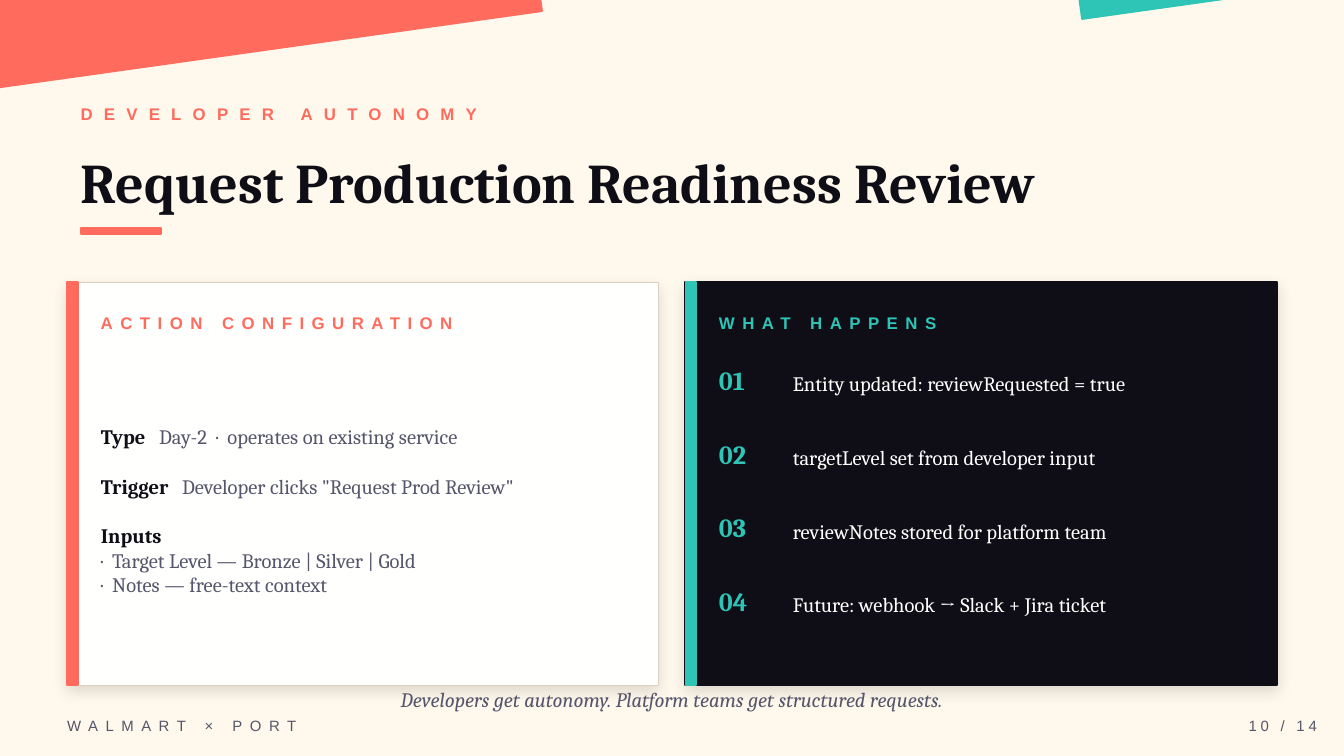
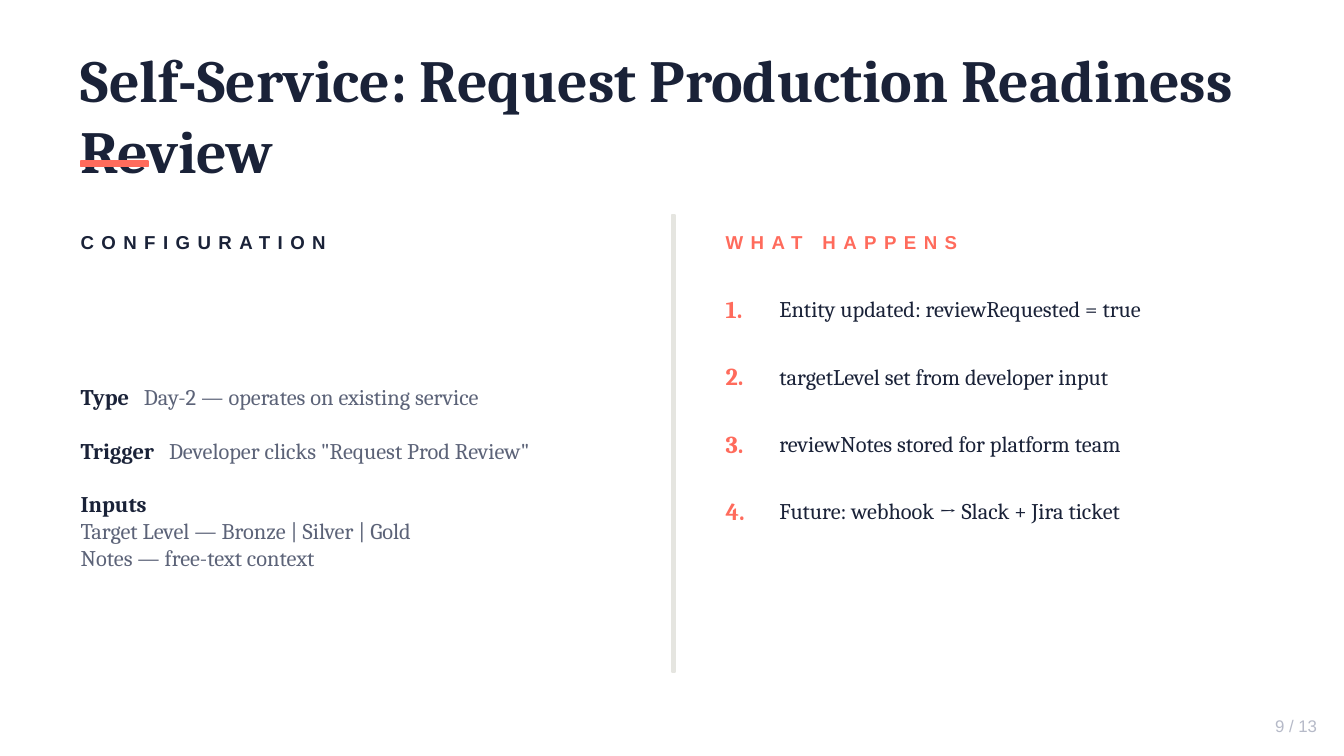
Before and after one commit to KaylahBuilds/walmart-production-readiness-port, a slide deck: slide 9 of Walmart_Production_Readiness_Presentation.pptx (slide 10 before the commit). Drawn at 1344x756 pixels with LibreOffice and Linux fonts; fonts in the diff are those of the drawing. Boxes give left, top, right and bottom in pixels: in the first picture for what was removed or moved away, otherwise in the second. Text is boxed around its words. In the diff, an @@ line names an element or a change of style, - is before the commit and + after.

Commit message:
design: simplify visual style + combined flowchart slide (13 slides)

```diff
--- a/Walmart_Production_Readiness_Presentation.pptx
+++ b/Walmart_Production_Readiness_Presentation.pptx
@@ background #FFF8EC to #FFFFFF @@
@@ rectangle removed at <box>0,0,542,95</box> @@
@@ rectangle removed at <box>1073,0,1344,19</box> @@
@@ text at <box>81,59,1232,174</box>: text changed; size 30 to 32 pt; text colour #0F0E17 to #1A2238 @@
-Request Production Readiness Review
+Self-Service: Request Production Readiness Review
@@ text removed at <box>81,94,1263,134</box> @@
-DEVELOPER AUTONOMY
@@ rectangle: place and size @@
-rectangle at <box>81,228,161,234</box>
+rectangle at <box>81,161,148,167</box>
@@ text at <box>81,236,326,249</box>: text changed; size 9 to 10 pt; text colour #FF6B5C to #1A2238 @@
-ACTION CONFIGURATION
+CONFIGURATION
@@ rectangle: place and size @@
-rectangle at <box>685,282,696,685</box>
+rectangle at <box>672,215,675,672</box>
@@ rectangle at <box>672,215,675,672</box>: fill #2EC4B6 to #E5E5E0; outline #2EC4B6 1 pt to #E5E5E0 1 pt @@
@@ text "WHAT HAPPENS": place and size @@
-text "WHAT HAPPENS" at <box>719,302,1257,343</box>
+text "WHAT HAPPENS" at <box>726,236,957,249</box>
@@ text "WHAT HAPPENS" at <box>726,236,957,249</box>: size 9 to 10 pt, text colour #2EC4B6 to #FF6B5C @@
@@ rectangle removed at <box>67,282,659,685</box> @@
@@ rectangle removed at <box>67,282,78,685</box> @@
@@ rectangle removed at <box>685,282,1277,685</box> @@
@@ text "Entity updated: reviewRequested = true": place and size @@
-text "Entity updated: reviewRequested = true" at <box>793,377,1125,396</box>
+text "Entity updated: reviewRequested = true" at <box>779,301,1141,322</box>
@@ text added at <box>726,302,743,318</box>, 13 pt, text #FF6B5C, bold @@
+1.
@@ text "targetLevel set from developer input": place and size @@
-text "targetLevel set from developer input" at <box>793,450,1095,470</box>
+text "targetLevel set from developer input" at <box>779,369,1108,390</box>
@@ text removed at <box>719,372,745,390</box> @@
-01
@@ text added at <box>726,368,744,385</box>, 13 pt, text #FF6B5C, bold @@
+2.
@@ text "reviewNotes stored for platform team": place and size @@
-text "reviewNotes stored for platform team" at <box>793,524,1107,544</box>
+text "reviewNotes stored for platform team" at <box>779,436,1121,457</box>
@@ text at <box>81,443,529,566</box>: text changed; size 11 to 12 pt; text colour #55556B to #5C6378 @@
-Type Day-2 · operates on existing service
-Trigger Developer clicks "Request Prod Review"
-Inputs
-· Target Level — Bronze | Silver | Gold
-· Notes — free-text context
+Type Day-2 — operates on existing service
+Trigger Developer clicks "Request Prod Review"
+Inputs
+Target Level — Bronze | Silver | Gold
+Notes — free-text context
@@ text removed at <box>719,446,746,464</box> @@
-02
@@ text added at <box>726,436,744,453</box>, 13 pt, text #FF6B5C, bold @@
+3.
@@ text added at <box>726,503,745,520</box>, 13 pt, text #FF6B5C, bold @@
+4.
@@ size 11 to 12 pt, text colour #FFFFFE to #1A2238 in 4 elements at <box>779,301,1141,322</box>, <box>779,369,1108,390</box>, <box>779,436,1121,457</box>, <box>779,503,1120,523</box> @@
@@ text "Future: webhook → Slack + ...": place and size @@
-text "Future: webhook → Slack + ..." at <box>793,597,1106,616</box>
+text "Future: webhook → Slack + ..." at <box>779,503,1120,523</box>
@@ text removed at <box>719,519,746,537</box> @@
-03
@@ text removed at <box>719,593,747,611</box> @@
-04
@@ text removed at <box>67,712,605,739</box> @@
-WALMART × PORT
@@ text removed at <box>401,692,942,712</box> @@
-Developers get autonomy. Platform teams get structured requests.
@@ text at <box>1275,720,1317,732</box>: text changed; size 8 to 9 pt; text colour #55556B to #B6BAC8 @@
-10 / 14
+9 / 13
```
Also in this commit, not shown: 10 other slides changed, 2 slides added, 3 slides removed.
